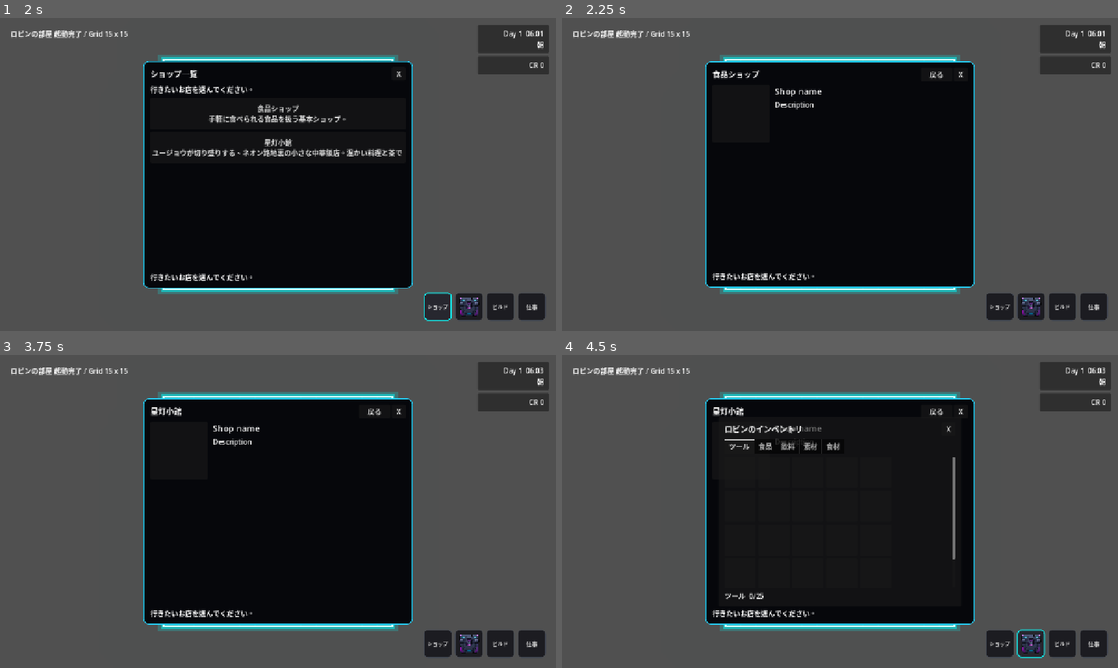
Above: before the commit, frames 1-4 (two rows, left to right).
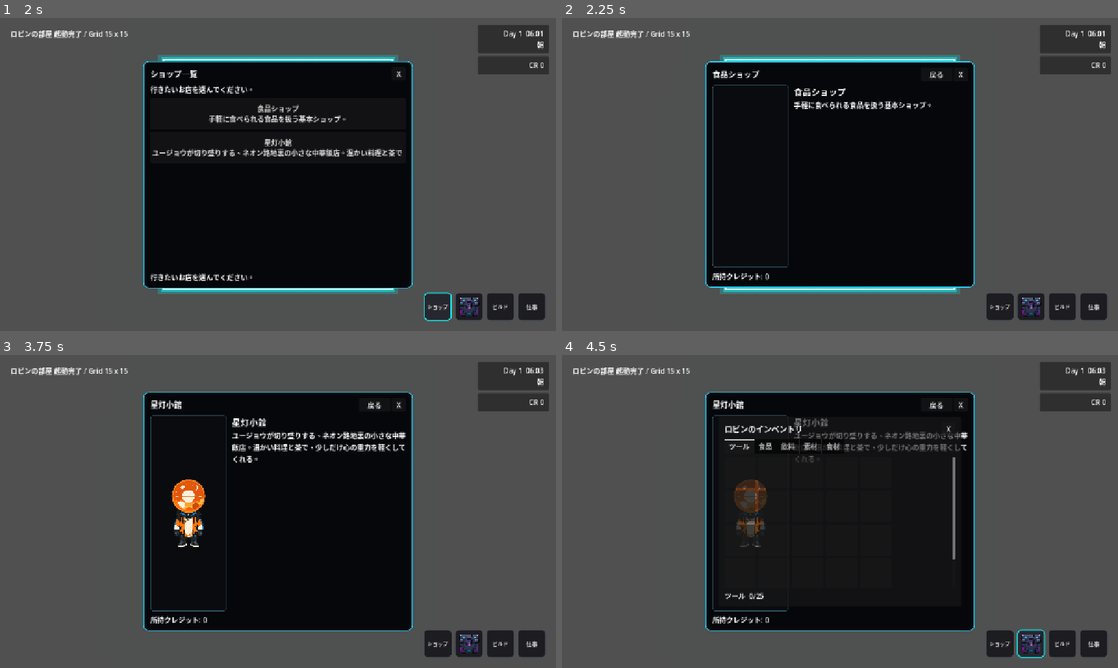
Above: after the commit, the same moments.

Repository: grimoire1089-coder/optimistic
Game: Godot game, scene res://Scenes/Boot/TitleScene.tscn
The game is run twice, just before and just after one commit, with the same random seed, the same clock (stepped at 60 frames per second) and the same inputs. Sound files missing from this copy of the repository are replaced by a short silence.
Inputs (mouse positions are in pixels of both pictures, inside the frame that each line leads up to):
- Up to frame 1 (2 s): click "はじめる" at 0.5 s; click "ショップ" at 1.25 s
- Up to frame 2 (2.25 s): click "食品ショップ 手軽に食べられる食品を扱う基本ショップ。" at 2 s
- Up to frame 3 (3.75 s): click "戻る" at 2.75 s; click "星灯小館 ユージョウが切り盛りする、ネオン路地裏の小さな中…" at 3.5 s
- Up to frame 4 (4.5 s): click (1029, 642) at 4.25 s

Frame 1 is identical in both runs. In frame 2, 1.2% of the frame differs, in the area x 27-67%, y 21-84%; in frame 3, 5.5%, in the area x 25-75%, y 11-89%; in frame 4, 4.8%.
Error before the commit: Cannot call method 'get_children' on a null value. (res://Scripts/UI/Shop/ShopMenu.gd:379)
Error after the commit: Invalid access to property or key 'theme_override_constants' on a base object of type 'HBoxContainer'. (res://Scripts/UI/Shop/ShopMenu.gd:238)

Commit message:
Move shopkeeper portrait to left frame and resize item area

Diff:
--- a/Scenes/UI/Shop/ShopMenu.tscn
+++ b/Scenes/UI/Shop/ShopMenu.tscn
@@ -14,6 +14,18 @@
 corner_radius_top_right = 12
 corner_radius_bottom_right = 12
 corner_radius_bottom_left = 12
+
+[sub_resource type="StyleBoxFlat" id="StyleBoxFlat_owner_frame"]
+bg_color = Color(0.04, 0.045, 0.06, 1)
+border_width_left = 1
+border_width_top = 1
+border_width_right = 1
+border_width_bottom = 1
+border_color = Color(0.18, 0.32, 0.38, 1)
+corner_radius_top_left = 6
+corner_radius_top_right = 6
+corner_radius_bottom_right = 6
+corner_radius_bottom_left = 6
 
 [node name="ShopMenu" type="PanelContainer"]
 custom_minimum_size = Vector2(620, 520)
@@ -83,51 +95,51 @@
 size_flags_horizontal = 3
 theme_override_constants/separation = 6
 
-[node name="ShopDetailView" type="VBoxContainer" parent="MarginContainer/Rows"]
+[node name="ShopDetailView" type="HBoxContainer" parent="MarginContainer/Rows"]
 visible = false
 layout_mode = 2
 size_flags_vertical = 3
-theme_override_constants/separation = 8
-
-[node name="ShopTopArea" type="HBoxContainer" parent="MarginContainer/Rows/ShopDetailView"]
-layout_mode = 2
 theme_override_constants/separation = 12
 
-[node name="PortraitFrame" type="PanelContainer" parent="MarginContainer/Rows/ShopDetailView/ShopTopArea"]
-custom_minimum_size = Vector2(132, 132)
+[node name="OwnerFrame" type="PanelContainer" parent="MarginContainer/Rows/ShopDetailView"]
+custom_minimum_size = Vector2(176, 0)
 layout_mode = 2
+theme_override_styles/panel = SubResource("StyleBoxFlat_owner_frame")
 
-[node name="Portrait" type="TextureRect" parent="MarginContainer/Rows/ShopDetailView/ShopTopArea/PortraitFrame"]
+[node name="Portrait" type="TextureRect" parent="MarginContainer/Rows/ShopDetailView/OwnerFrame"]
 layout_mode = 2
 expand_mode = 1
 stretch_mode = 5
 
-[node name="ShopInfo" type="VBoxContainer" parent="MarginContainer/Rows/ShopDetailView/ShopTopArea"]
+[node name="ShopContent" type="VBoxContainer" parent="MarginContainer/Rows/ShopDetailView"]
 layout_mode = 2
 size_flags_horizontal = 3
-theme_override_constants/separation = 6
+theme_override_constants/separation = 8
 
-[node name="ShopNameLabel" type="Label" parent="MarginContainer/Rows/ShopDetailView/ShopTopArea/ShopInfo"]
+[node name="ShopInfo" type="VBoxContainer" parent="MarginContainer/Rows/ShopDetailView/ShopContent"]
+layout_mode = 2
+theme_override_constants/separation = 4
+
+[node name="ShopNameLabel" type="Label" parent="MarginContainer/Rows/ShopDetailView/ShopContent/ShopInfo"]
 layout_mode = 2
 text = "Shop name"
 theme_override_font_sizes/font_size = 20
 
-[node name="DescriptionLabel" type="Label" parent="MarginContainer/Rows/ShopDetailView/ShopTopArea/ShopInfo"]
+[node name="DescriptionLabel" type="Label" parent="MarginContainer/Rows/ShopDetailView/ShopContent/ShopInfo"]
 layout_mode = 2
-size_flags_vertical = 3
 autowrap_mode = 3
 text = "Description"
 
-[node name="ItemScroll" type="ScrollContainer" parent="MarginContainer/Rows/ShopDetailView"]
-custom_minimum_size = Vector2(0, 270)
+[node name="ItemScroll" type="ScrollContainer" parent="MarginContainer/Rows/ShopDetailView/ShopContent"]
+custom_minimum_size = Vector2(0, 330)
 layout_mode = 2
 size_flags_vertical = 3
 horizontal_scroll_mode = 0
 
-[node name="ItemList" type="VBoxContainer" parent="MarginContainer/Rows/ShopDetailView/ItemScroll"]
+[node name="ItemList" type="VBoxContainer" parent="MarginContainer/Rows/ShopDetailView/ShopContent/ItemScroll"]
 layout_mode = 2
 size_flags_horizontal = 3
-theme_override_constants/separation = 6
+theme_override_constants/separation = 8
 
 [node name="DetailLabel" type="Label" parent="MarginContainer/Rows"]
 layout_mode = 2
Not shown: 1 places in Scenes/UI/Shop/ShopMenu.tscn that only renumber resources
